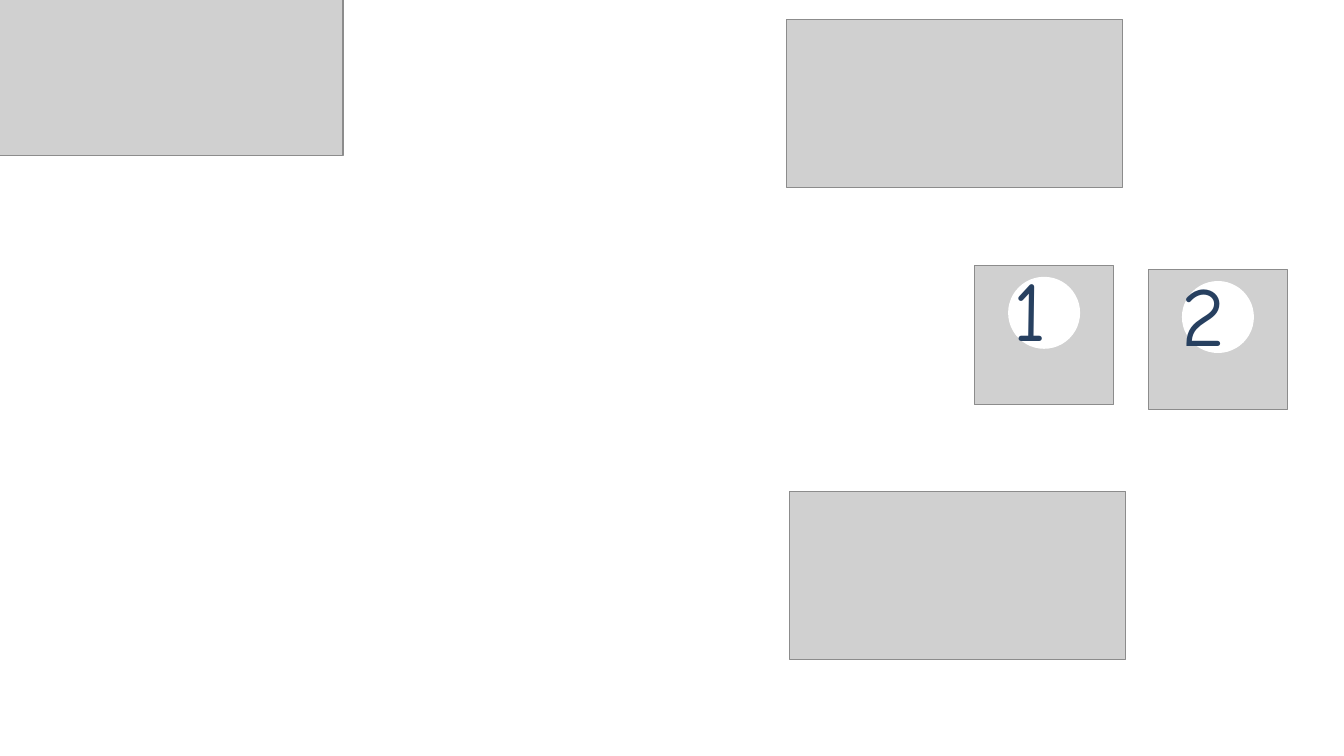
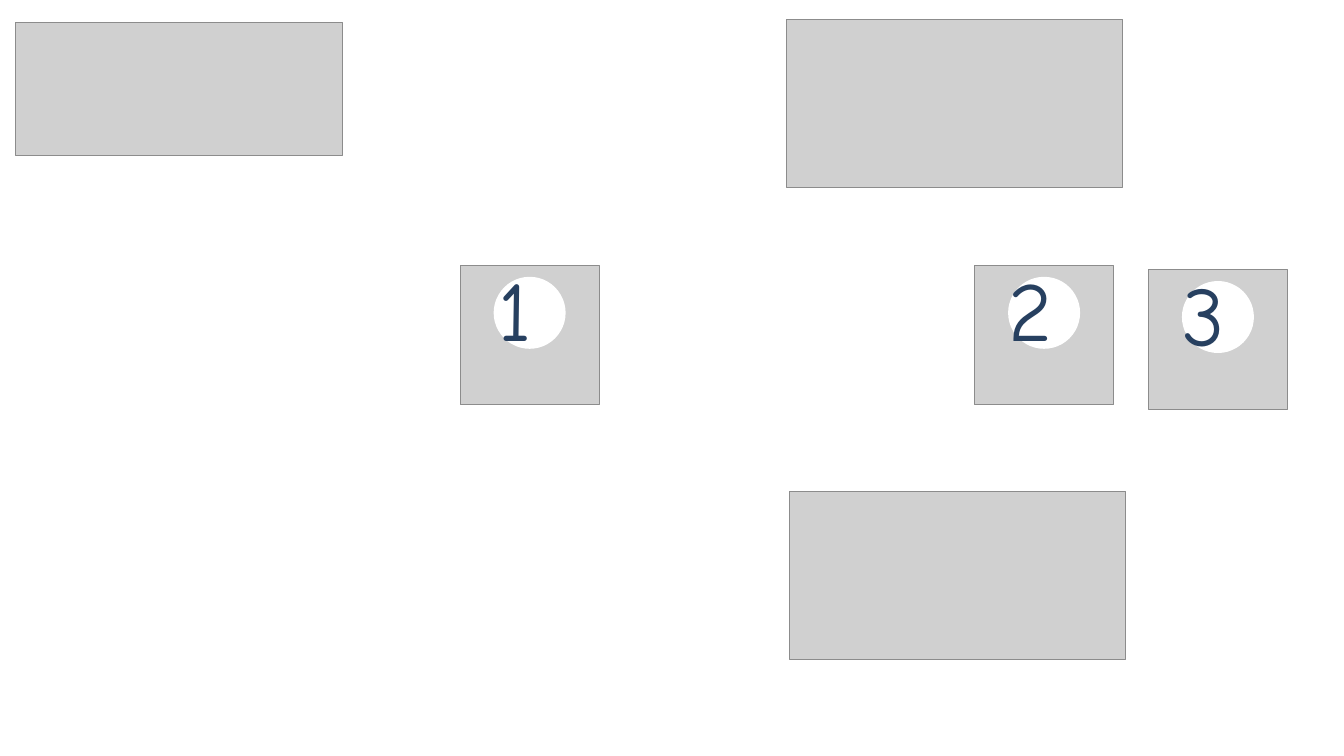
Before and after one commit to teamET/2018.perform, a slide deck: slide 14 of api-server/routes/linebot_mapImg/マップ画像編集用.pptx. Drawn at 1344x756 pixels with LibreOffice and Linux fonts; fonts in the diff are those of the drawing; grey boxes stand for pictures; background and template pictures are left out. Boxes give left, top, right and bottom in pixels: in the first picture for what was removed or moved away, otherwise in the second. Text is boxed around its words. In the diff, an @@ line names an element or a change of style, - is before the commit and + after.

```diff
--- a/api-server/routes/linebot_mapImg/マップ画像編集用.pptx
+++ b/api-server/routes/linebot_mapImg/マップ画像編集用.pptx
@@ picture: place and size @@
-picture at <box>0,0,344,155</box>
+picture at <box>15,22,343,155</box>
@@ picture added at <box>460,266,599,405</box> @@
@@ text "1": place and size @@
-text "1" at <box>1013,277,1046,349</box>
+text "1" at <box>499,277,532,349</box>
@@ text "2": place and size @@
-text "2" at <box>1182,281,1226,353</box>
+text "2" at <box>1008,277,1052,349</box>
@@ ellipse added at <box>494,277,566,349</box>, fill #FFFFFF @@
@@ text added at <box>1183,281,1226,353</box>, 60 pt, text #274060 @@
+3
```
Also in this commit, not shown: 8 other slides changed, 1 slide added, 1 slide removed, 20 other files.
